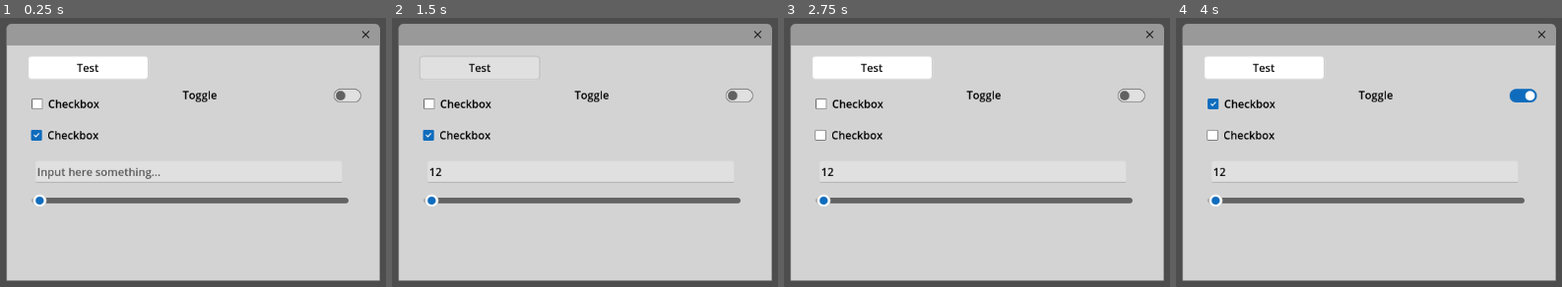
Above: before the commit, frames 1-4 (left to right).
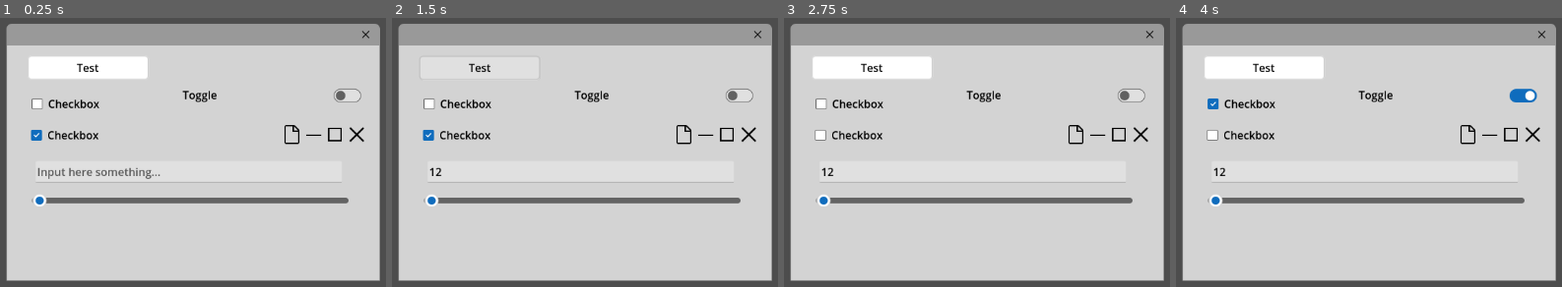
Above: after the commit, the same moments.

Repository: Yni-Viar/godot-fluentui-theme
Game: Godot game, scene res://UI/test.tscn
Two runs of this game, one before a commit and one after it. Both use one fixed random seed, a clock stepped at 60 frames per second and the inputs below.
Inputs (mouse positions are in pixels of both pictures, inside the frame that each line leads up to):
- Up to frame 1 (0.25 s): no input
- Up to frame 2 (1.5 s): click (581, 171) at 0.52 s; type "12" at 0.6 s; click "Test" at 1.25 s
- Up to frame 3 (2.75 s): click "Checkbox" at 2 s
- Up to frame 4 (4 s): click "Checkbox" at 2.75 s; click "Toggle" at 3.5 s

The runs differ from the first frame. In frame 1, 0.3% of the frame differs, in the area x 73-95%, y 39-48%; in frame 2, 0.3%; in frame 3, 0.3%; in frame 4, 0.3%.

Commit message:
Add VSCode OSS icons (assets are CC-BY)

Diff:
--- a/src/UI/test.tscn
+++ b/src/UI/test.tscn
@@ -1,6 +1,7 @@
-[gd_scene load_steps=2 format=3 uid="uid://bg5y7fmbvfy4x"]
+[gd_scene load_steps=3 format=3 uid="uid://bg5y7fmbvfy4x"]
 
 [ext_resource type="Theme" uid="uid://kn6ecrhutiam" path="res://godot_fluent.tres" id="1_doe6o"]
+[ext_resource type="FontFile" uid="uid://cua3lpk3b10u3" path="res://UI/codicon.ttf" id="2_2e40e"]
 
 [node name="Window" type="Window"]
 position = Vector2i(120, 189)
@@ -92,3 +93,21 @@
 offset_top = -19.105
 offset_right = 231.86
 offset_bottom = 18.895
+
+[node name="Label" type="Label" parent="Panel"]
+layout_mode = 1
+anchors_preset = -1
+anchor_left = 0.668
+anchor_top = 0.427
+anchor_right = 0.668
+anchor_bottom = 0.427
+offset_left = -164.06
+offset_top = -18.395
+offset_right = 163.94
+offset_bottom = 18.605
+grow_horizontal = 2
+grow_vertical = 2
+theme_override_fonts/font = ExtResource("2_2e40e")
+theme_override_font_sizes/font_size = 32
+text = ""
+horizontal_alignment = 2
Binary file added: src/UI/codicon.ttf
Not shown, added: src/UI/codicon.ttf.import
Not shown, added: src/UI/ms_codicon.zip
